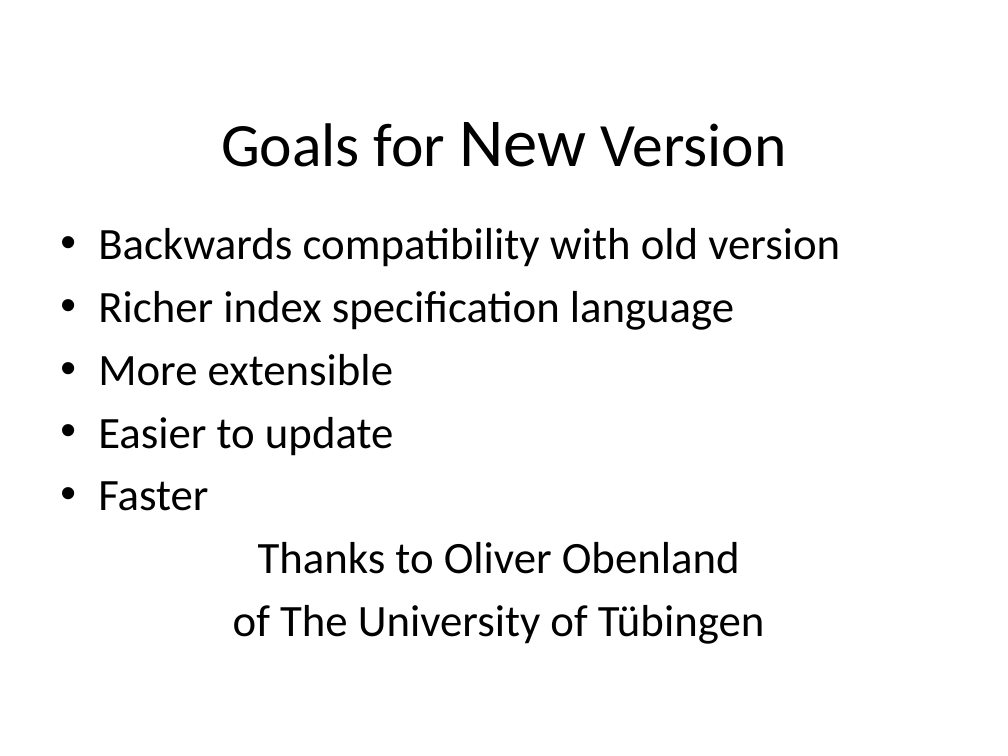
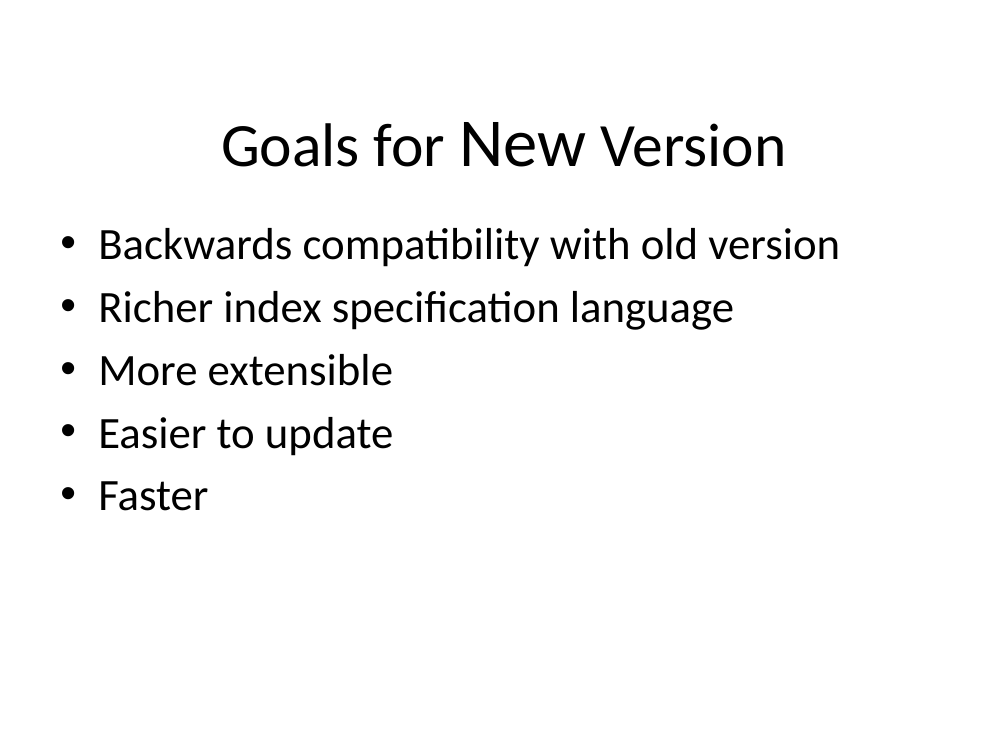
Before and after one commit to solrmarc/solrmarc, a slide deck: slide 5 of New Release of SolrMarc.pptx (slide 4 before the commit). Drawn at 1008x756 pixels with LibreOffice and Linux fonts; fonts in the diff are those of the drawing. Boxes give left, top, right and bottom in pixels: in the first picture for what was removed or moved away, otherwise in the second. Text is boxed around its words. In the diff, an @@ line names an element or a change of style, - is before the commit and + after.

```diff
--- a/New Release of SolrMarc.pptx
+++ b/New Release of SolrMarc.pptx
@@ text at bbox=[233, 542, 764, 644]: paragraphs removed @@
-Thanks to Oliver Obenland
-of The University of Tübingen
```
Also in this commit, not shown: 11 other slides changed, 4 slides added.
